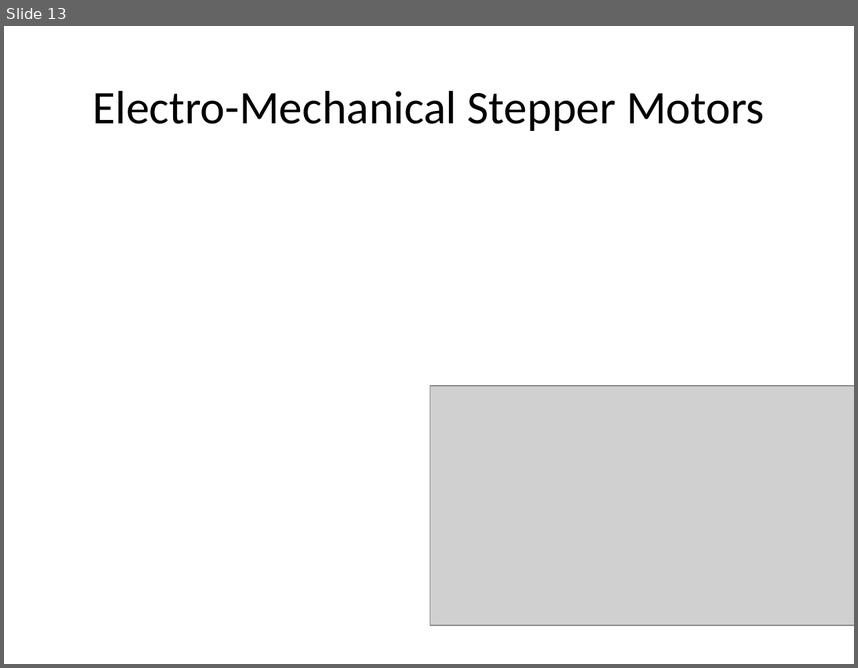
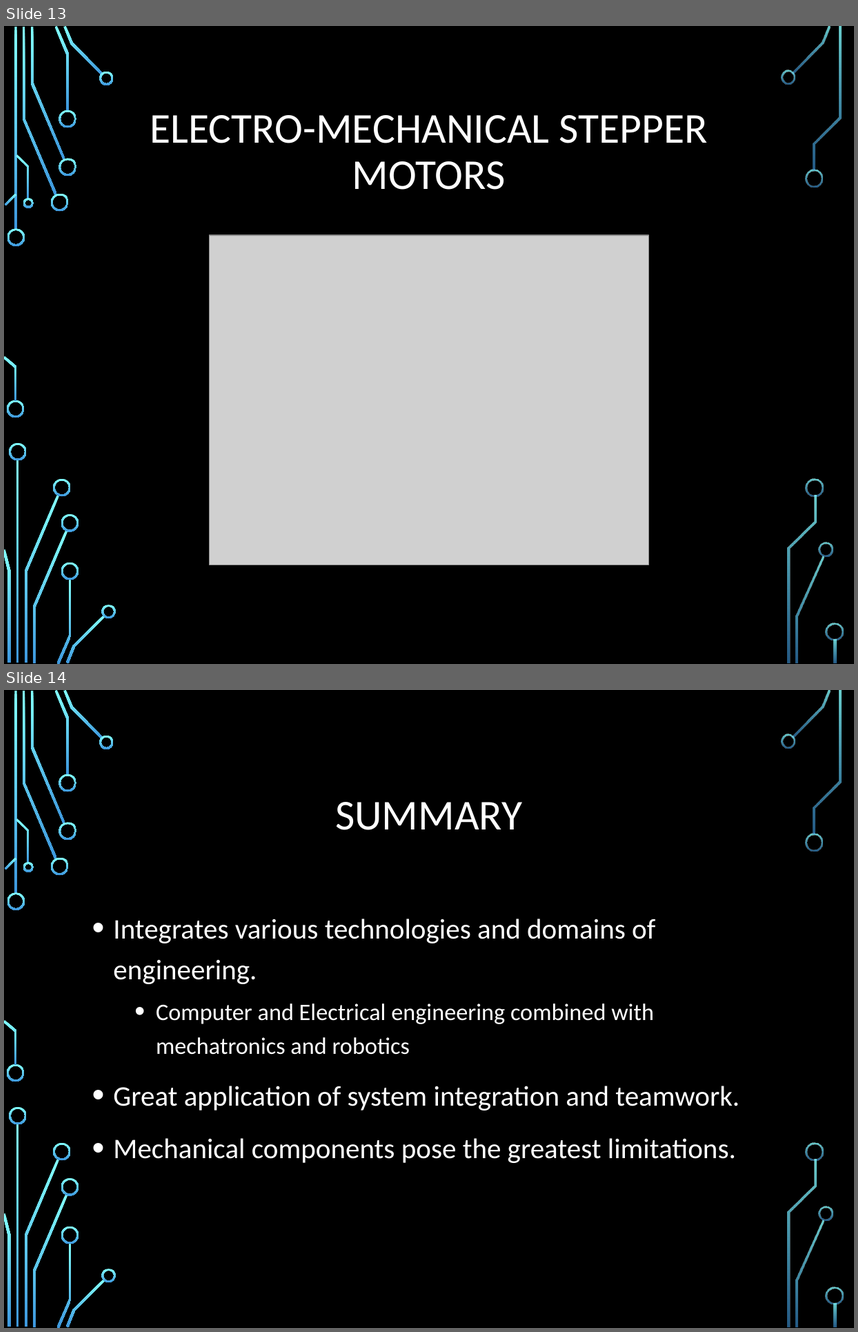
Before and after one commit to jon-whit/herbert, a slide deck: Documents/Presentations/HerbertPresentation.pptx. Shown one above the other, each under a label of ours: slide 13 before the commit, slides 13 and 14 after it. The pictures are 858x668 and 858x1332 pixels, drawn with LibreOffice and Linux fonts; fonts in the diff are those of the drawing; grey boxes stand for pictures; background and template pictures are left out. Boxes give left, top, right and bottom in pixels: in the first picture for what was removed or moved away, otherwise in the second. Text is boxed around its words. In the diff, an @@ line names an element or a change of style, - is before the commit and + after.

Commit message:
Added Background, Introduction, OpenCV, and Kcube sections. Changed slide style.

```diff
--- a/Documents/Presentations/HerbertPresentation.pptx
+++ b/Documents/Presentations/HerbertPresentation.pptx
@@ slide 14 added at (4,690,854,1328), background picture (left out); not listed: 36 template elements that a slide beside it also shows @@
@@ title added at (335,802,522,830), 36 pt, text #FFFFFF @@
+SUMMARY
@@ text added at (113,918,740,1163), 24 pt, text #FFFFFF @@
+• Integrates various technologies and domains of engineering.
+  • Computer and Electrical engineering combined with mechatronics and robotics
+• Great application of system integration and teamwork.
+• Mechanical components pose the greatest limitations.
@@ slide 13 changed as well @@
@@ background #FFFFFF to picture (left out) @@
@@ title at (150,115,707,190): text changed; size 39.6 to 36 pt; text colour #000000 to #FFFFFF @@
-Electro-Mechanical Stepper Motors
+ELECTRO-MECHANICAL STEPPER MOTORS
@@ picture: place and size @@
-picture at (430,385,854,626)
+picture at (209,235,648,564)
@@ group added at (4,26,843,664): 33 freeform shapes, 3 rectangles @@
```
Also in this commit, not shown: 11 other slides changed, 3 other slides added, 3 slides removed.
